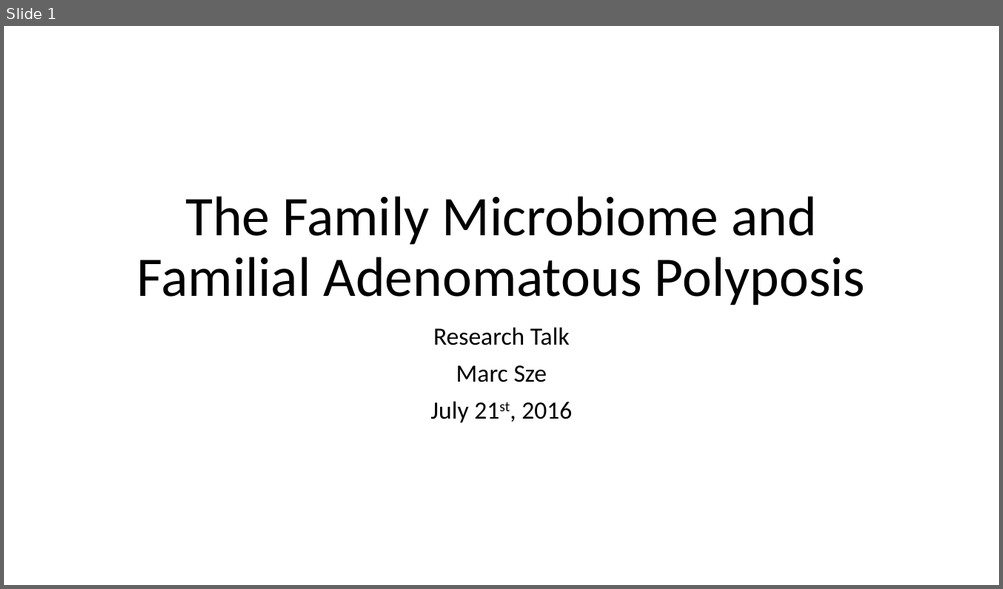
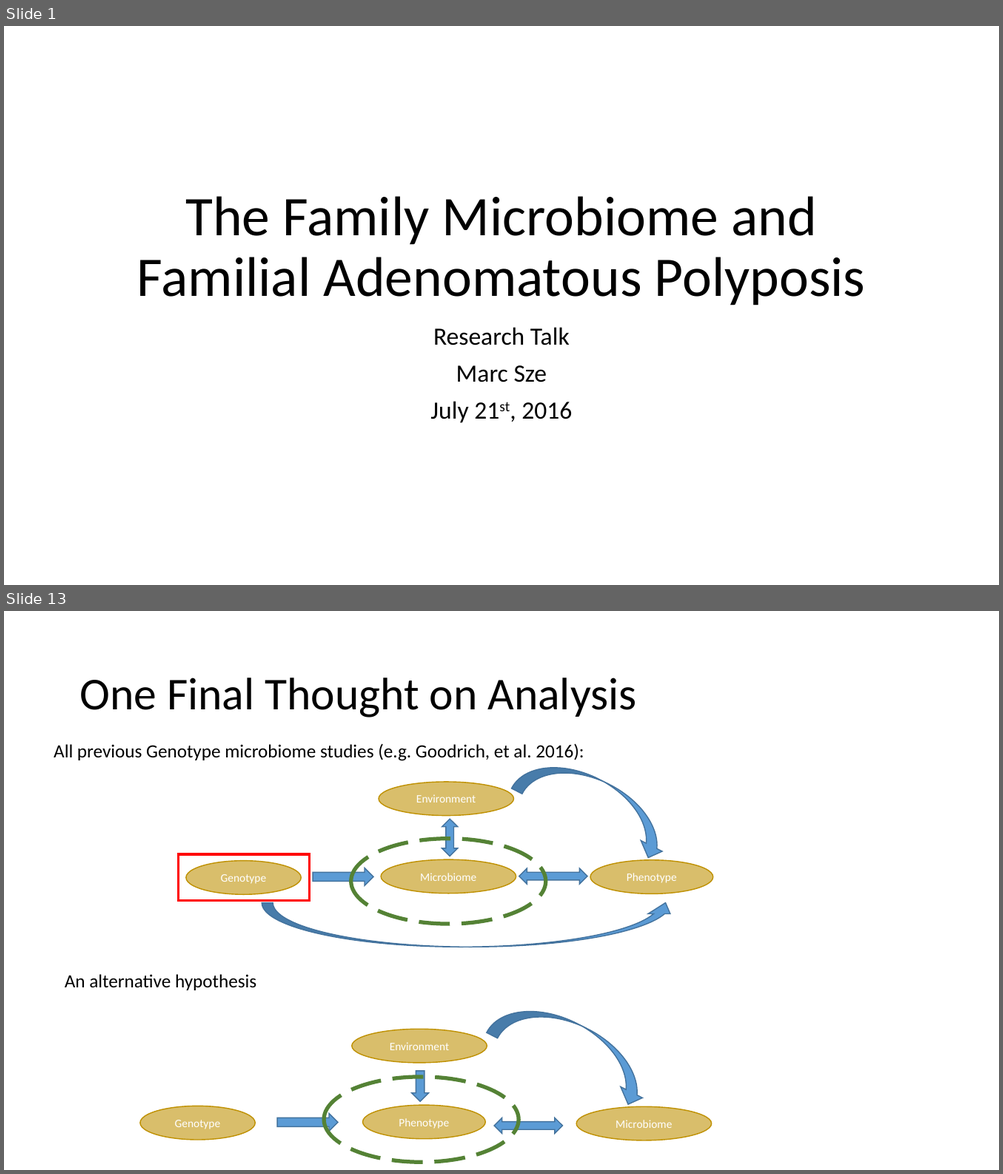
Before and after one commit to marcsze/SchlossLabPresentations, a slide deck: 2016_07_21/ResearchTalkPresentation.pptx. Shown one above the other, each under a label of ours: slide 1 before the commit, slides 1 and 13 after it; the slides between them are not shown. The pictures are 1003x589 and 1003x1174 pixels, drawn with LibreOffice and Linux fonts; fonts in the diff are those of the drawing. Boxes give left, top, right and bottom in pixels: in the first picture for what was removed or moved away, otherwise in the second. Text is boxed around its words. In the diff, an @@ line names an element or a change of style, - is before the commit and + after.

```diff
--- a/2016_07_21/ResearchTalkPresentation.pptx
+++ b/2016_07_21/ResearchTalkPresentation.pptx
@@ slide 13 added at box(4, 611, 999, 1170), background #FFFFFF @@
@@ title added at box(79, 678, 637, 718), 44 pt, text #000000 @@
+One Final Thought on Analysis
@@ text added at box(54, 743, 583, 761), 18 pt, text #000000 @@
+All previous Genotype microbiome studies (e.g. Goodrich, et al. 2016):
@@ curved down arrow added at box(512, 746, 680, 863), fill #5B9BD5, outline #43739E 1 pt @@
@@ ellipse added at box(378, 782, 514, 815), fill #BF9000 at 58% opacity, outline #BF9000 1 pt, 11 pt, text #FFFFFF @@
+Environment
@@ up down arrow added at box(442, 819, 458, 857), fill #5B9BD5, outline #43739E 1 pt @@
@@ rectangle added at box(178, 854, 309, 900), outline #FF0000 2.5 pt @@
@@ ellipse added at box(351, 839, 546, 923), outline #548235 3.75 pt dashed @@
@@ group added at box(186, 860, 713, 947): 3 ellipses, 1 right arrow, 1 curved up arrow, 1 left right arrow @@
+Genotype
+Microbiome
+Phenotype
@@ text added at box(65, 974, 256, 991), 18 pt, text #000000 @@
+An alternative hypothesis
@@ curved down arrow added at box(486, 989, 661, 1111), fill #5B9BD5, outline #43739E 1 pt @@
@@ ellipse added at box(352, 1030, 486, 1063), fill #BF9000 at 58% opacity, outline #BF9000 1 pt, 11 pt, text #FFFFFF @@
+Environment
@@ right arrow added at box(412, 1071, 429, 1102), fill #5B9BD5, outline #43739E 1 pt @@
@@ ellipse added at box(324, 1077, 519, 1162), outline #548235 3.75 pt dashed @@
@@ ellipse added at box(140, 1106, 255, 1140), fill #BF9000 at 58% opacity, outline #BF9000 1 pt, 11 pt, text #FFFFFF @@
+Genotype
@@ right arrow added at box(277, 1114, 338, 1132), fill #5B9BD5, outline #43739E 1 pt @@
@@ ellipse added at box(363, 1105, 485, 1139), fill #BF9000 at 58% opacity, outline #BF9000 1 pt, 11 pt, text #FFFFFF @@
+Phenotype
@@ left right arrow added at box(494, 1119, 563, 1134), fill #5B9BD5, outline #43739E 1 pt @@
@@ ellipse added at box(576, 1107, 711, 1141), fill #BF9000 at 58% opacity, outline #BF9000 1 pt, 11 pt, text #FFFFFF @@
+Microbiome
```
Also in this commit, not shown: 1 slide changed, 12 other slides added, 1 other file.
